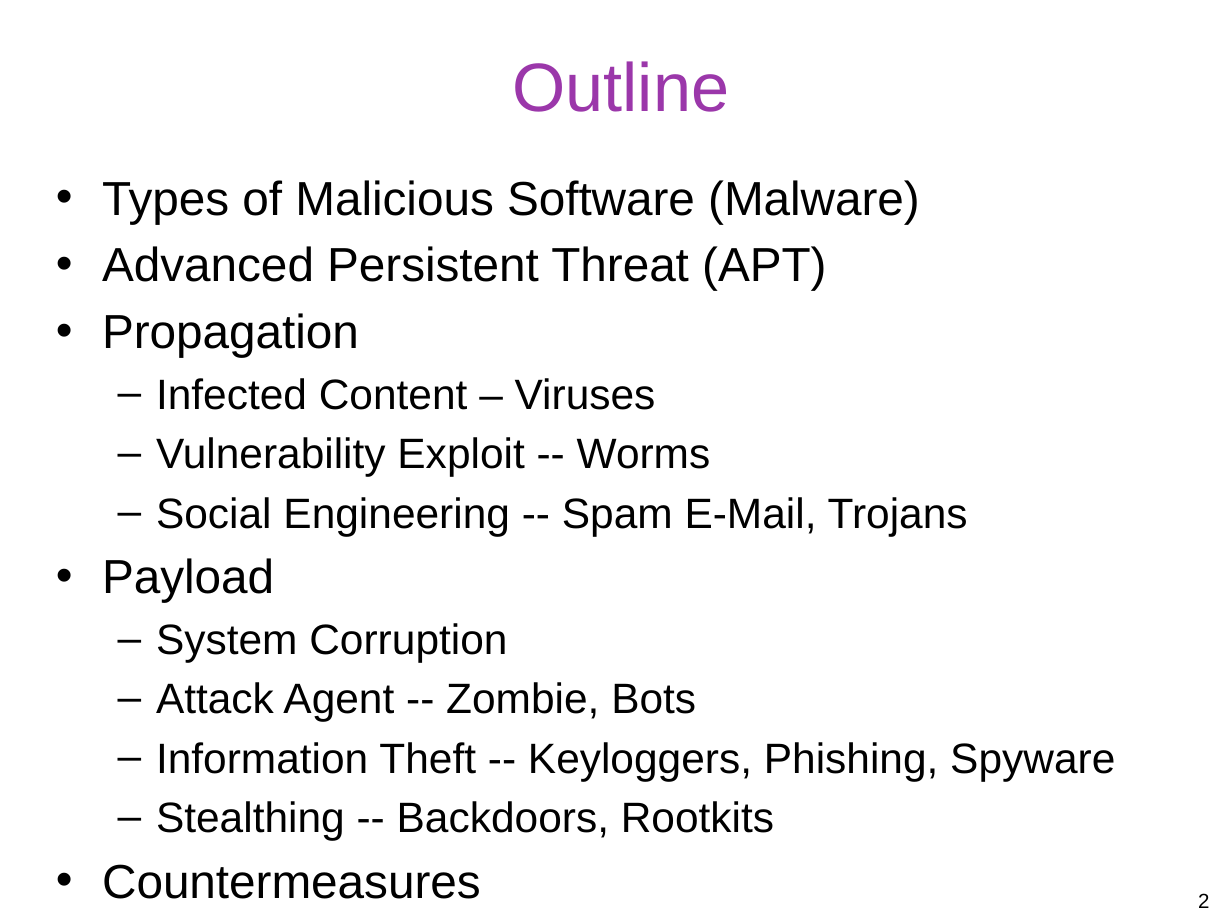
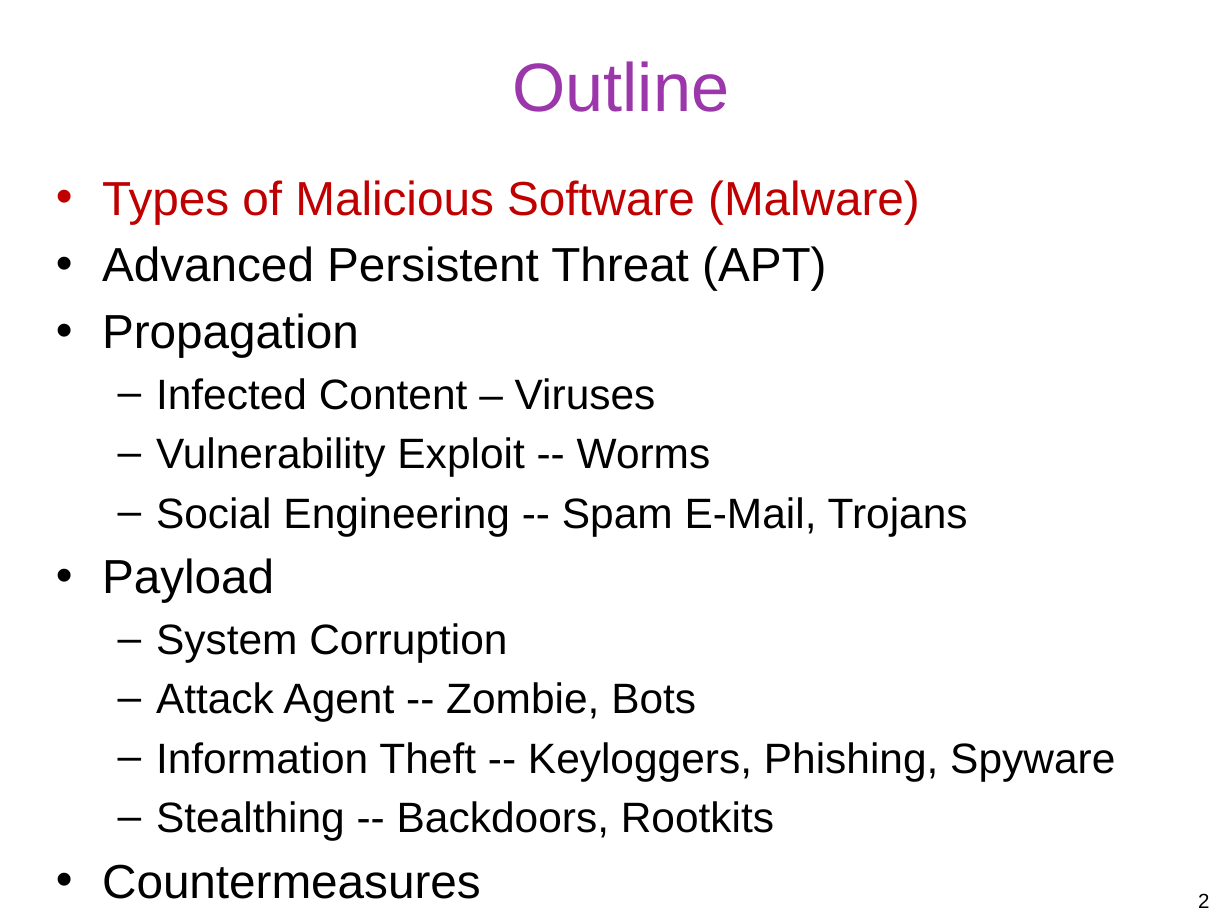
Before and after one commit to gulaoshi/gu.github.io, a slide deck: slide 2 of InfoSec/PPTs/L7-CH06-Malicious Software.pptx. Drawn at 1232x924 pixels with LibreOffice and Linux fonts; fonts in the diff are those of the drawing. Boxes give left, top, right and bottom in pixels: in the first picture for what was removed or moved away, otherwise in the second. Text is boxed around its words. In the diff, an @@ line names an element or a change of style, - is before the commit and + after.

```diff
--- a/InfoSec/PPTs/L7-CH06-Malicious Software.pptx
+++ b/InfoSec/PPTs/L7-CH06-Malicious Software.pptx
@@ text at (x1=102, y1=180, x2=920, y2=224): text colour #000000 to #C00000 in "Types of Malicious Software (Malware)" @@
```
Also in this commit, not shown: 2 other slides changed, 4 slides added, 1 other file.
